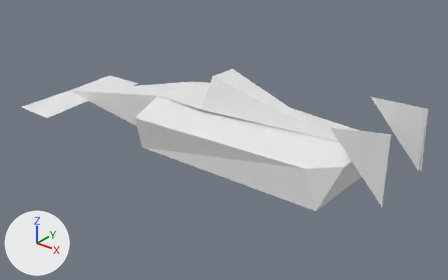
The OBJ model assets/car.obj, before and after one commit.
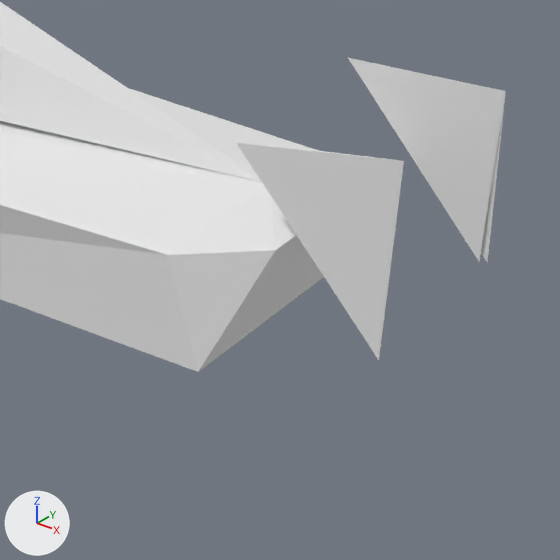
Each version appears first whole from a 50 mm lens placed at (1.344, -1.421, 0.981), pointed at (0.158, 0.062, 0.062), and next in a close-up on the part from 54% to 100% of the width and 27% to 100% of the height. Every picture has the same lights, and +X, +Y and +Z are marked at lower left. Where no turn or scale is listed for an object, it has been applied to the vertices.

Script lines for the objects in view, before the commit:
```python
me_circle = bpy.data.meshes.new('Circle')
me_circle.from_pydata(...)  # 34 vertices, 37 faces; spans x -0.666..0.798, y -0.176..0.293, z 0.036..0.314
me_circle.materials.append(mat_none)  # white #e7e7e7
# before: 31 (0.618, -0.059, 0.283) at pixel (236, 142), 32 (0.792, -0.061, 0.102) at pixel (378, 360)
ob_circle = bpy.data.objects.new('Circle', me_circle)
ob_circle.location = (0.0, 0.0, 0.0)
```
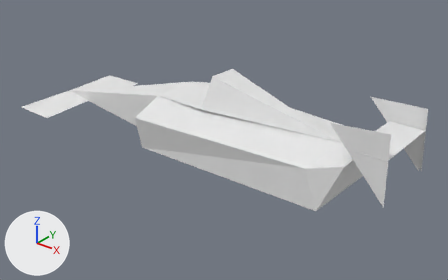
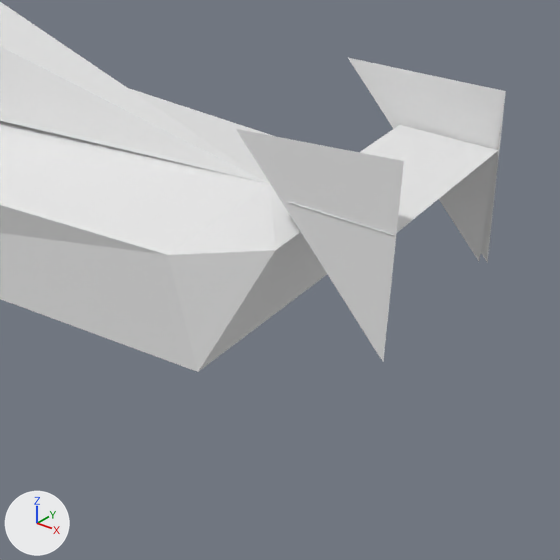
The newer file is also turned or shifted as a whole; pictures and numbers use the older file's frame.

Location of each change, (x1, y1, x2, y2) in pixels of the close-ups (560 x 560 px):
part 1 of me_circle, built on
    before: (237, 143, 404, 360)
    after: (236, 125, 498, 361)

The change, as a diff of the scene's bpy script:
```diff
--- a/assets/car.obj.py
+++ b/assets/car.obj.py
@@ me_circle @@
 me_circle.from_pydata(...)  # 34 vertices, 37 faces; spans x -0.666..0.798, y -0.176..0.293, z 0.036..0.314
 # used by ob_circle; location = (0.0, 0.0, 0.0)
 # verts and faces of me_circle; kept vertices keep their numbers, new ones are numbered from 34
+# me_circle part 1
+verts[31] = (0.617, -0.059, 0.298)  # moved, pixel (235, 128)
+verts[32] = (0.797, -0.061, 0.102)  # moved, pixel (383, 362)
+verts[34] = (0.791, -0.061, 0.238)  # pixel (393, 235)
+verts[35] = (0.793, 0.181, 0.238)  # pixel (498, 150)
+verts[36] = (0.685, 0.178, 0.238)  # pixel (399, 124)
+verts[37] = (0.68, -0.061, 0.238)  # pixel (287, 201)
+faces += [(34, 35, 36), (34, 36, 37)]
 me_circle.materials.append(mat_none)
```
